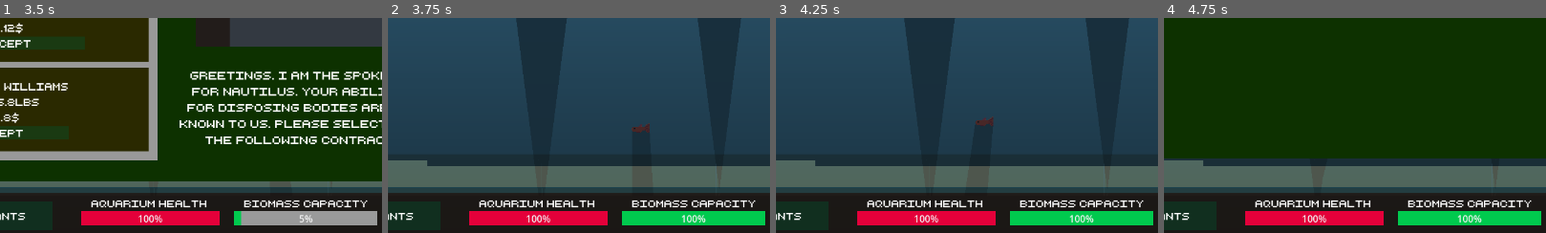
Above: before the commit, frames 1-4 (left to right).
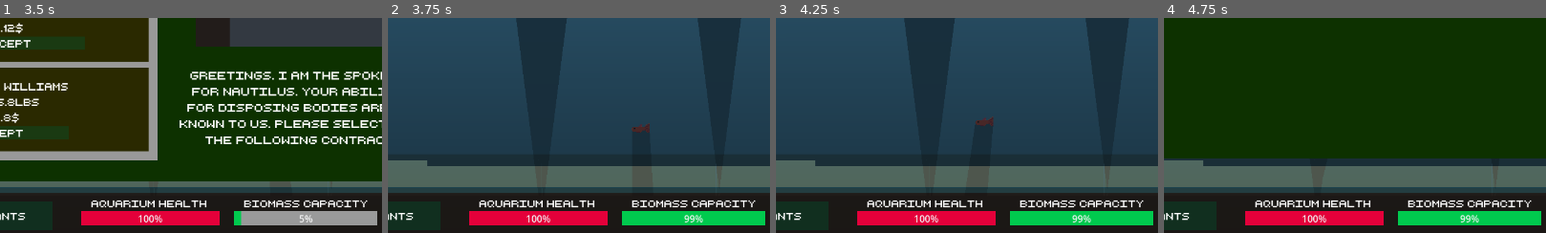
Above: after the commit, the same moments.

Repository: adrientremblay/ld56
Game: Godot game, scene res://scenes/game_screen.tscn
Same seed, same stepped clock (60 frames per second), same inputs: the game is played once before the commit and once after it.
Inputs:
- Up to frame 1 (3.5 s): click "Buy Creatures" at 0.5 s; click "Buy Plants" at 1.25 s; click "buy snail (5$)" at 2 s; click "Buy Fish (10$)" at 2.75 s
- Up to frame 2 (3.75 s): click "Accept" at 3.5 s
- Up to frame 3 (4.25 s): no input
- Up to frame 4 (4.75 s): click "Buy Creatures" at 4.25 s
The pictures show only the part of the screen within x 30-80%, y 50-100%; the shares and areas given below are measured in that part.

Frame 1 is identical in both runs. In frame 2, 0.2% of the frame differs, in the area x 76-84%, y 91-96%; in frame 3, 0.2%; in frame 4, 0.2%.

Commit message:
the tank capacity affects the tank health now

Diff:
--- a/scenes/game_screen.gd
+++ b/scenes/game_screen.gd
@@ -11,16 +11,16 @@
 @onready var corpse_spawn4 = $Aquarium/CorpseSpawn4
 
 var money = 15
-
 var biomass_capacity = 200 # pounds
 var biomass_usage = 0.0 # decimal %
+var aquarium_health = 1.0 #decimal %
 
 func _ready() -> void:
 	contract_menu.visible = false
 	set_money_label()
 
 func _process(delta: float) -> void:
-	calculate_biomass_capacity_percent()
+	calculate_biomass_capacity_percent(delta)
 
 func _on_buy_snail_pressed() -> void:
 	if money < 5:
@@ -115,7 +115,7 @@
 	if corpse_list.size() == 4: # full
 		$UI/ContractMenu.no_contracts_available()
 
-func calculate_biomass_capacity_percent():
+func calculate_biomass_capacity_percent(delta: float):
 	var actual_biomass = 0
 
 	var corpse_list = compile_corpse_list()
@@ -123,9 +123,19 @@
 		actual_biomass += corpse.weight
 
 	# TODO: Vary the creature weight
-	#print($Aquarium/Creatures.get_child_count())
 	actual_biomass += $Aquarium/Creatures.get_child_count() * 5.0
-	biomass_usage = snappedf(actual_biomass / biomass_capacity, 0.001)
-	print(str(biomass_usage*100))
+	biomass_usage = snappedf(actual_biomass / biomass_capacity, 0.0001)
 
 	$UI/BiomassBar.value = biomass_usage * 100
+
+	# tick aquarium health
+	tick_aquarium_health(delta, biomass_usage)
+
+func tick_aquarium_health(delta: float, biomass_usage: float):
+	var health_difference = (1.0 - biomass_usage) * 2 * delta
+	aquarium_health += snappedf(health_difference, 0.0001)
+	aquarium_health = clamp(aquarium_health, 0.0, 1.0)
+	$UI/HealthBar.value = aquarium_health * 100
+
+	#if aquarium_health == 0.0:
+		# TODO: do something
--- a/scenes/game_screen.tscn
+++ b/scenes/game_screen.tscn
@@ -386,25 +386,7 @@
 theme_override_styles/fill = SubResource("StyleBoxFlat_6tb4g")
 allow_greater = true
 
-[node name="Music" type="AudioStreamPlayer" parent="."]
-stream = ExtResource("12_x36kj")
-volume_db = -15.974
-autoplay = true
-
-[node name="Node2D" type="Node2D" parent="."]
-position = Vector2(26, -131)
-
-[node name="Splash" type="AudioStreamPlayer" parent="."]
-stream = ExtResource("18_8f42f")
-volume_db = -10.0
-
-[node name="SpawnCreature" type="AudioStreamPlayer" parent="."]
-stream = ExtResource("19_d1s5n")
-
-[node name="CorpseEaten" type="AudioStreamPlayer" parent="."]
-stream = ExtResource("20_oegt5")
-
-[node name="ProgressBar" type="ProgressBar" parent="."]
+[node name="HealthBar" type="ProgressBar" parent="UI"]
 offset_left = 520.0
 offset_top = 680.0
 offset_right = 752.0
@@ -412,6 +394,24 @@
 theme_override_styles/background = SubResource("StyleBoxFlat_m1nmy")
 theme_override_styles/fill = SubResource("StyleBoxFlat_1uxjt")
 value = 100.0
+
+[node name="Music" type="AudioStreamPlayer" parent="."]
+stream = ExtResource("12_x36kj")
+volume_db = -15.974
+autoplay = true
+
+[node name="Node2D" type="Node2D" parent="."]
+position = Vector2(26, -131)
+
+[node name="Splash" type="AudioStreamPlayer" parent="."]
+stream = ExtResource("18_8f42f")
+volume_db = -10.0
+
+[node name="SpawnCreature" type="AudioStreamPlayer" parent="."]
+stream = ExtResource("19_d1s5n")
+
+[node name="CorpseEaten" type="AudioStreamPlayer" parent="."]
+stream = ExtResource("20_oegt5")
 
 [connection signal="contract_menu_opened" from="UI" to="." method="_on_ui_contract_menu_opened"]
 [connection signal="pressed" from="UI/CreatureButton" to="UI" method="_on_creature_button_pressed"]
